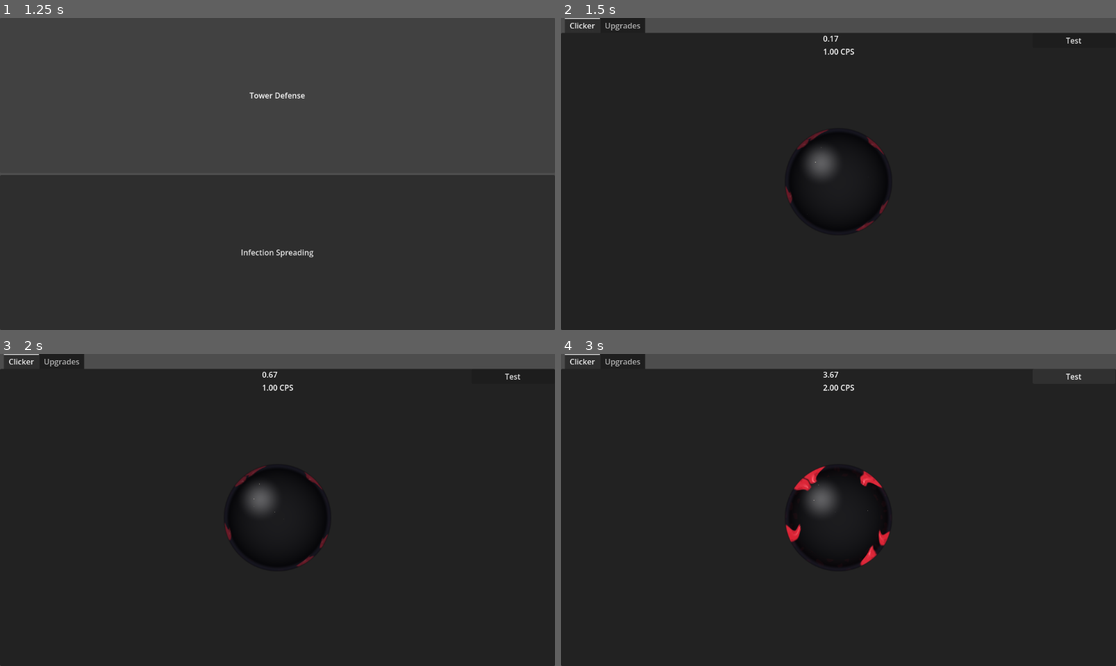
Above: before the commit, frames 1-4 (two rows, left to right).
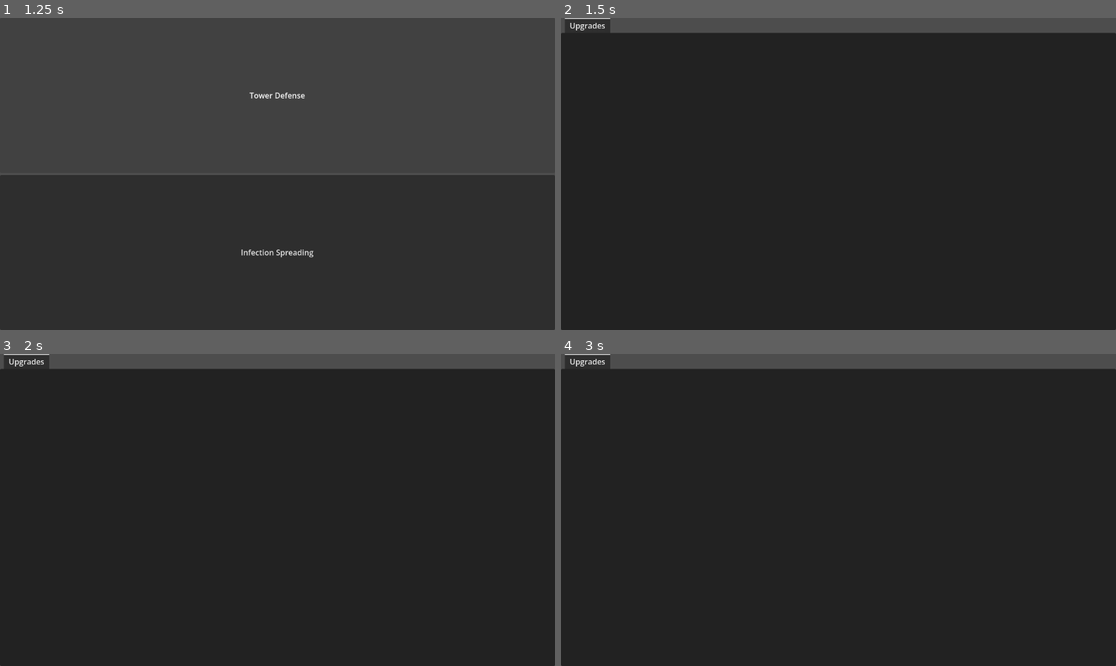
Above: after the commit, the same moments.

Repository: jphulse/591-resource-management
Game: Godot game, scene res://main_menu/main_menu.tscn
Two runs of this game, one before a commit and one after it. Both use one fixed random seed, a clock stepped at 60 frames per second and the inputs below. The project has no main scene, so this scene is started directly.
Inputs (mouse positions are in pixels of both pictures, inside the frame that each line leads up to):
- Up to frame 1 (1.25 s): click "Tower Defense" at 0.5 s
- Up to frame 2 (1.5 s): click "Infection Spreading" at 1.25 s
- Up to frame 3 (2 s): no input
- Up to frame 4 (3 s): click (1071, 375) at 2 s, where only the run before the commit has a clickable "Test"; click (1071, 375) at 2.75 s, where only the run before the commit has a clickable "Test"

Frame 1 is identical in both runs. In frame 2, 1.5% of the frame differs, in the area x 1-94%, y 0-69%; in frame 3, 1.5%; in frame 4, 1.7%.
Error after the commit: Invalid access to property or key 'shape' on a base object of type 'null instance'. (res://infection_spreading/ui/tab_container.gd:6)

Commit message:
Push button

Diff:
--- a/infection_spreading/clicker/clicker.tscn
+++ b/infection_spreading/clicker/clicker.tscn
@@ -90,13 +90,14 @@
 grow_vertical = 2
 horizontal_scroll_mode = 0
 
-[node name="VBoxContainer" type="VBoxContainer" parent="PassiveVals" unique_id=1069886514]
+[node name="UpgradeContainer" type="VBoxContainer" parent="PassiveVals" unique_id=1069886514]
+unique_name_in_owner = true
 layout_mode = 2
 size_flags_horizontal = 3
+size_flags_vertical = 3
 
-[node name="PassiveButton" type="Button" parent="PassiveVals/VBoxContainer" unique_id=702656117]
+[node name="ClickerPassiveButton" parent="PassiveVals/UpgradeContainer" unique_id=1532006861 instance=ExtResource("3_m3gyo")]
 layout_mode = 2
-text = "Test"
 
 [connection signal="mouse_entered" from="ClickerArea" to="." method="_on_clicker_area_mouse_entered"]
 [connection signal="mouse_exited" from="ClickerArea" to="." method="_on_clicker_area_mouse_exited"]
--- /dev/null
+++ b/infection_spreading/clicker/clicker_passive/clicker_passive_button.gd
@@ -0,0 +1 @@
+extends Button
--- /dev/null
+++ b/infection_spreading/clicker/clicker_passive/clicker_passive_button.tscn
@@ -0,0 +1,98 @@
+[gd_scene format=3 uid="uid://dqt48i3odii7u"]
+
+[ext_resource type="Texture2D" uid="uid://c37pm1sxrecbs" path="res://icon.svg" id="1_bwojt"]
+[ext_resource type="Script" uid="uid://droq8g1p5ejhr" path="res://infection_spreading/clicker/clicker_passive/clicker_passive_button.gd" id="1_idicg"]
+
+[node name="ClickerPassiveButton" type="Button" unique_id=1532006861]
+custom_minimum_size = Vector2(40, 80)
+anchors_preset = 15
+anchor_right = 1.0
+anchor_bottom = 1.0
+grow_horizontal = 2
+grow_vertical = 2
+size_flags_horizontal = 3
+size_flags_vertical = 3
+text = "
+
+
+
+
+
+
+
+
+
+
+
+
+
+
+
+
+
+
+
+
+
+
+
+
+
+
+
+"
+script = ExtResource("1_idicg")
+
+[node name="Content" type="MarginContainer" parent="." unique_id=635899180]
+layout_mode = 1
+anchors_preset = 15
+anchor_right = 1.0
+anchor_bottom = 1.0
+grow_horizontal = 2
+grow_vertical = 2
+mouse_filter = 2
+
+[node name="HBoxContainer" type="HBoxContainer" parent="Content" unique_id=1614725982]
+layout_mode = 2
+
+[node name="TextureRect" type="TextureRect" parent="Content/HBoxContainer" unique_id=967527149]
+layout_mode = 2
+size_flags_vertical = 4
+texture = ExtResource("1_bwojt")
+
+[node name="VBoxContainer" type="VBoxContainer" parent="Content/HBoxContainer" unique_id=1821460859]
+layout_mode = 2
+size_flags_horizontal = 3
+
+[node name="NameLabel" type="Label" parent="Content/HBoxContainer/VBoxContainer" unique_id=418269913]
+custom_minimum_size = Vector2(20, 10)
+layout_mode = 2
+size_flags_vertical = 3
+text = "Name"
+autowrap_mode = 1
+
+[node name="Description" type="Label" parent="Content/HBoxContainer/VBoxContainer" unique_id=1223302842]
+custom_minimum_size = Vector2(20, 10)
+layout_mode = 2
+size_flags_vertical = 3
+text = "DESCRIPTION"
+autowrap_mode = 1
+
+[node name="HBoxContainer" type="HBoxContainer" parent="Content/HBoxContainer/VBoxContainer" unique_id=964399289]
+layout_mode = 2
+
+[node name="Cost" type="Label" parent="Content/HBoxContainer/VBoxContainer/HBoxContainer" unique_id=963489644]
+custom_minimum_size = Vector2(20, 10)
+layout_mode = 2
+size_flags_horizontal = 3
+size_flags_vertical = 3
+text = "Cost:"
+autowrap_mode = 1
+
+[node name="CurrentQuantity" type="Label" parent="Content/HBoxContainer/VBoxContainer/HBoxContainer" unique_id=347076723]
+custom_minimum_size = Vector2(20, 10)
+layout_mode = 2
+size_flags_horizontal = 3
+size_flags_vertical = 3
+text = "Quantity"
+autowrap_mode = 1
Not shown, added: infection_spreading/clicker/clicker_passive/clicker_passive_button.gd.uid
